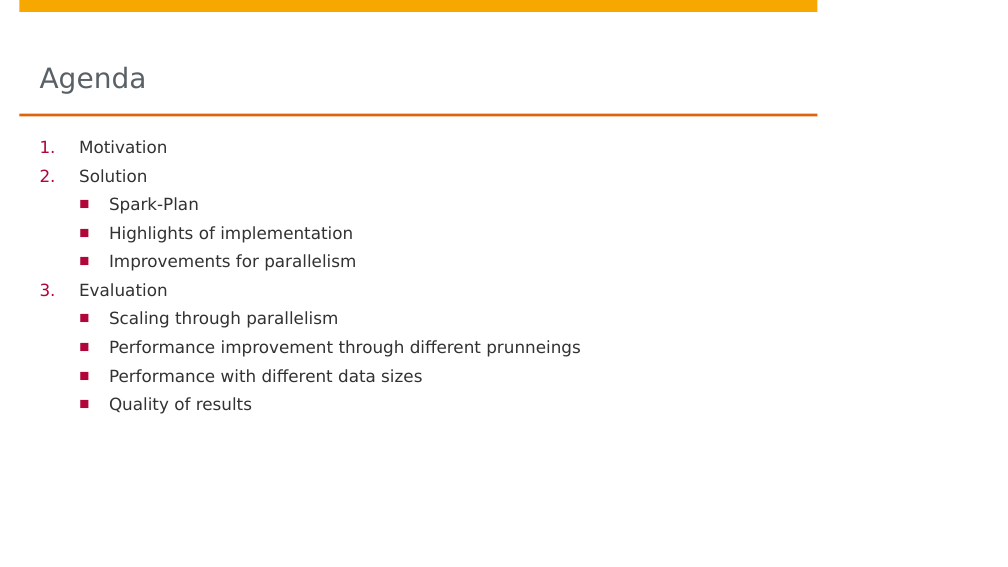
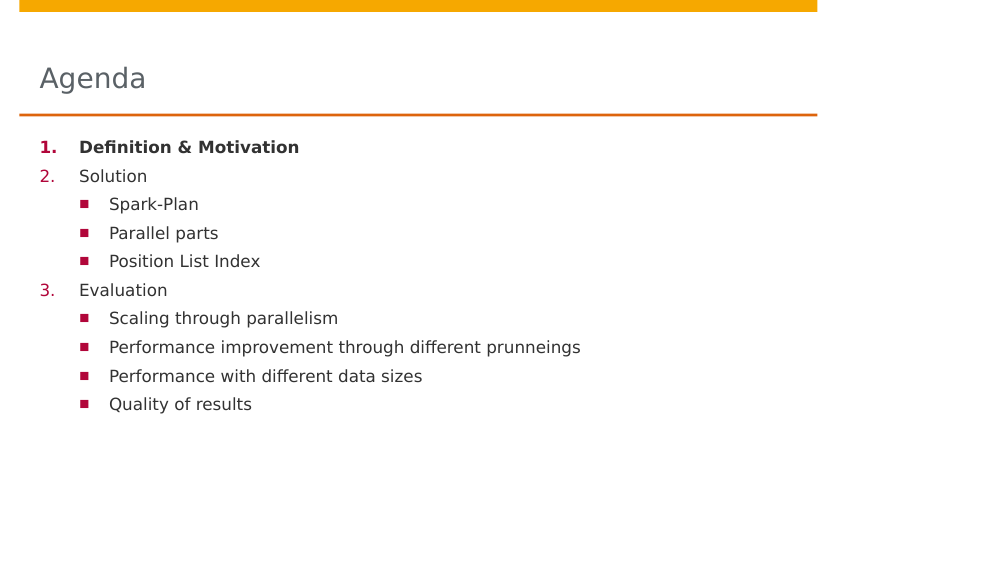
Before and after one commit to DBDA15/data-profiling, a slide deck: slide 2 of presentation.pptx. Drawn at 1008x567 pixels with LibreOffice and Linux fonts; fonts in the diff are those of the drawing; background and template pictures are left out. Boxes give left, top, right and bottom in pixels: in the first picture for what was removed or moved away, otherwise in the second. Text is boxed around its words. In the diff, an @@ line names an element or a change of style, - is before the commit and + after.

```diff
--- a/presentation.pptx
+++ b/presentation.pptx
@@ text at box(79, 140, 299, 154): text changed; bold on @@
-1. Motivation
+1. Definition & Motivation
@@ text at box(109, 226, 260, 268): text changed @@
-  ■ Highlights of implementation
-  ■ Improvements for parallelism
+  ■ Parallel parts
+  ■ Position List Index
```
Also in this commit, not shown: 10 other slides changed, 4 slides added, 2 slides removed.
